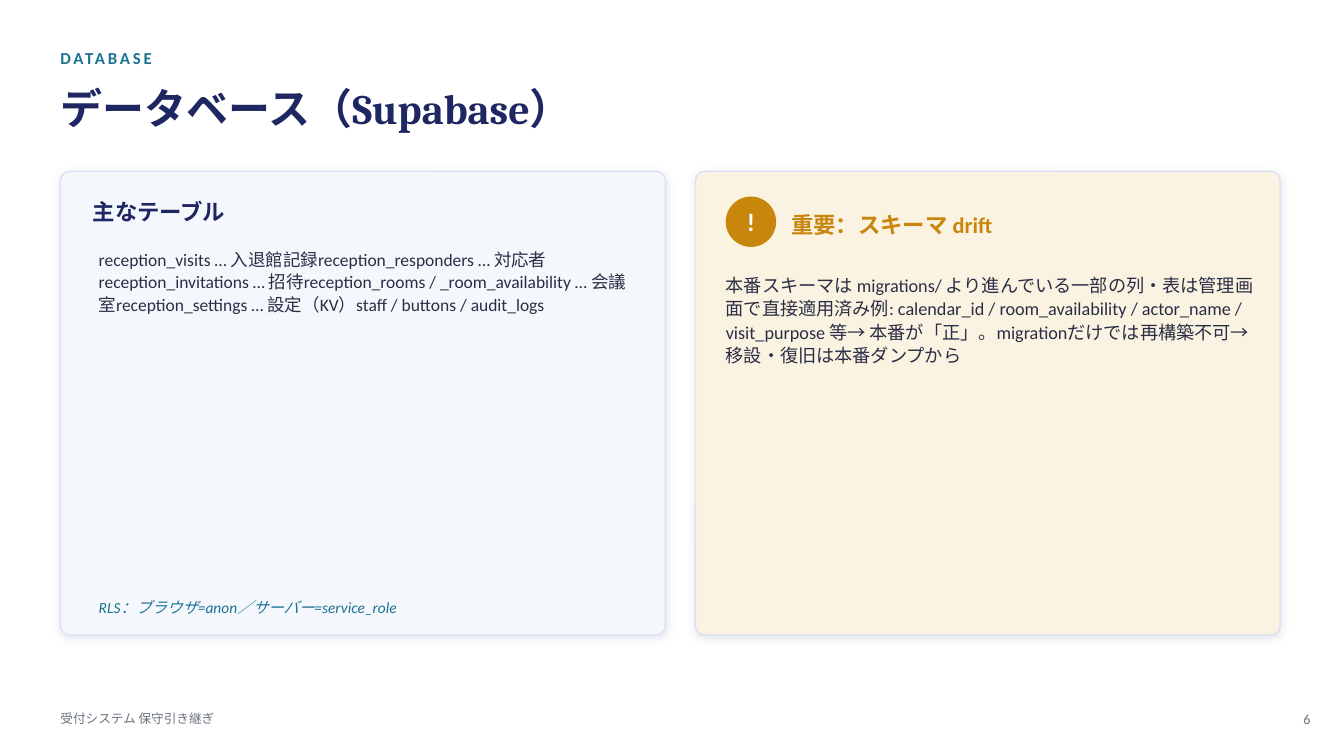
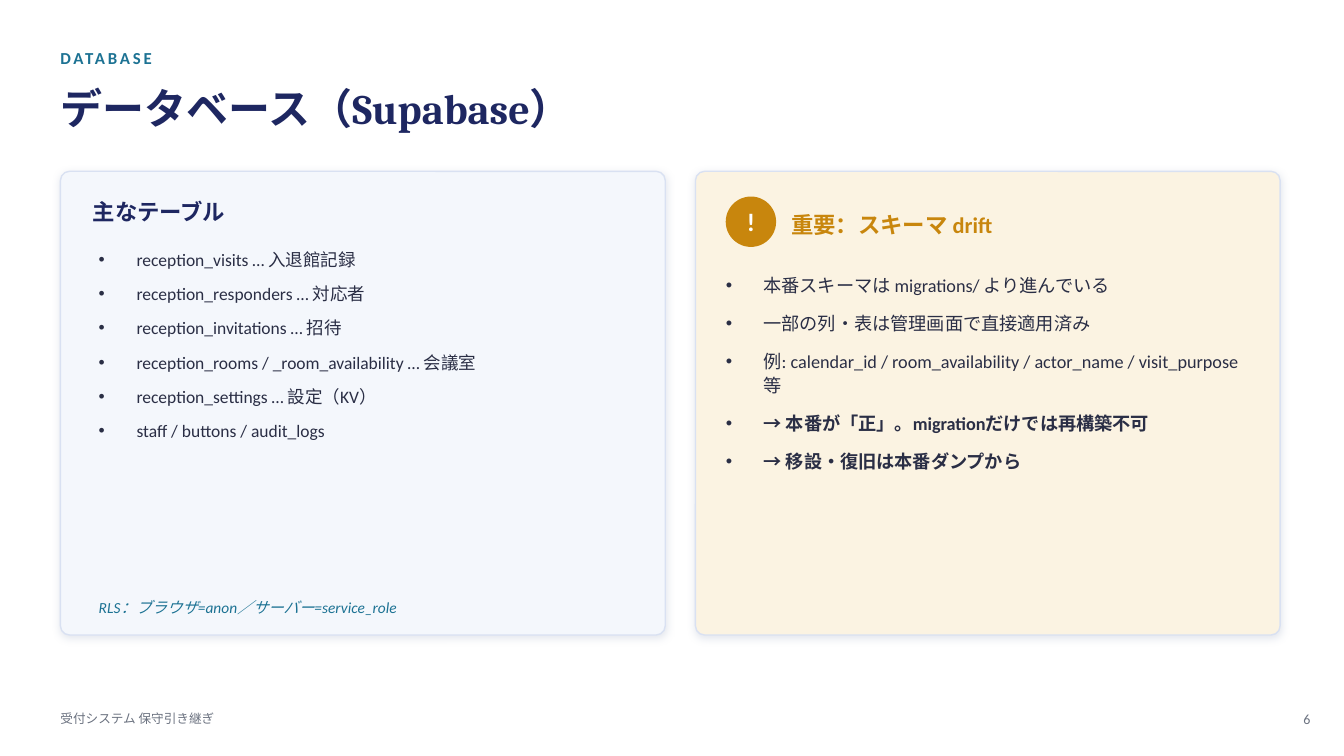
Before and after one commit to viva-eureka/reception-system, a slide deck: slide 6 of docs/受付システム_保守引き継ぎ.pptx. Drawn at 1344x756 pixels with LibreOffice and Linux fonts; fonts in the diff are those of the drawing. Boxes give left, top, right and bottom in pixels: in the first picture for what was removed or moved away, otherwise in the second. Text is boxed around its words. In the diff, an @@ line names an element or a change of style, - is before the commit and + after.

```diff
--- a/docs/受付システム_保守引き継ぎ.pptx
+++ b/docs/受付システム_保守引き継ぎ.pptx
@@ text at [137,251,476,440]: text changed @@
-reception_visits … 入退館記録reception_responders … 対応者reception_invitations … 招待reception_rooms / _room_availability … 会議室reception_settings … 設定（KV）staff / buttons / audit_logs
+• reception_visits … 入退館記録
+• reception_responders … 対応者
+• reception_invitations … 招待
+• reception_rooms / _room_availability … 会議室
+• reception_settings … 設定（KV）
+• staff / buttons / audit_logs
@@ text at [764,276,1238,470]: text changed @@
-本番スキーマは migrations/ より進んでいる一部の列・表は管理画面で直接適用済み例: calendar_id / room_availability / actor_name / visit_purpose 等→ 本番が「正」。migrationだけでは再構築不可→ 移設・復旧は本番ダンプから
+• 本番スキーマは migrations/ より進んでいる
+• 一部の列・表は管理画面で直接適用済み
+• 例: calendar_id / room_availability / actor_name / visit_purpose 等
+• → 本番が「正」。migrationだけでは再構築不可
+• → 移設・復旧は本番ダンプから
```
Also in this commit, not shown: 6 other slides changed.
